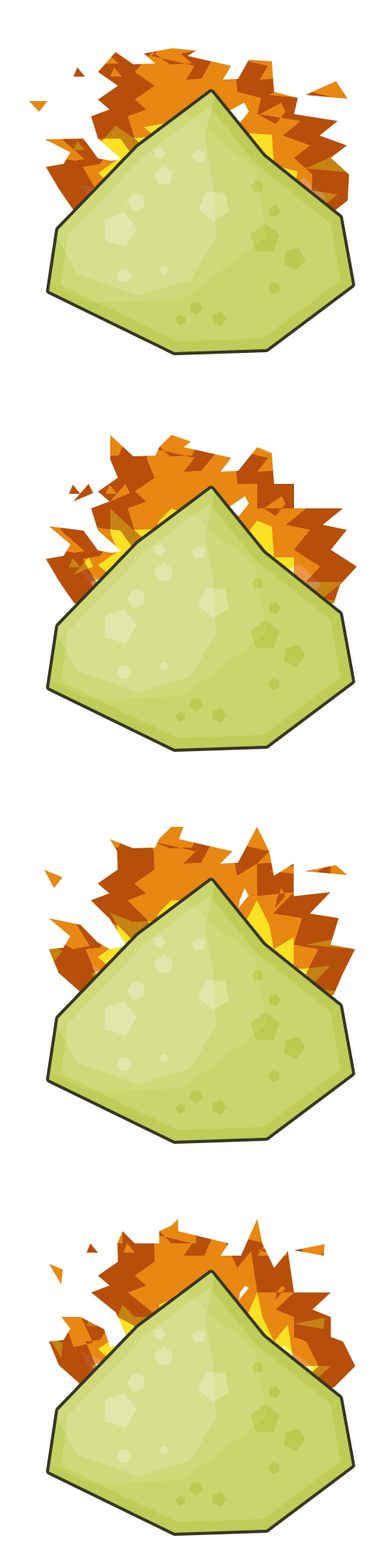
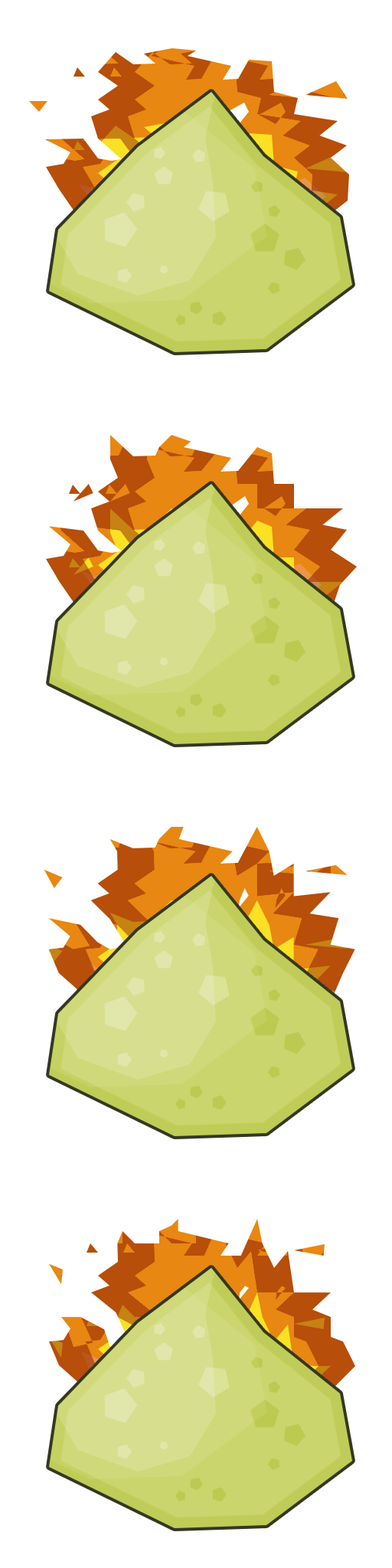
Layered file, before and after one edit (392 × 1568). Changes by layer:
added group "dust copy 3" with 4 layers above "dust copy 2" over (45, 1264, 356, 1536)
added layer "Forme 75" (1st of 4, in "dust copy 3") (overlay, 25%) in group "dust copy 3" over (175, 1356, 306, 1503)
added layer "Forme 74" (1st of 4, in "dust copy 3") (overlay, 25%) in group "dust copy 3" over (104, 1323, 230, 1460)
added layer "Forme 76" (1st of 4, in "dust copy 3") (overlay, 20%) in group "dust copy 3" over (45, 1264, 356, 1536)
added layer "Forme 73" (1st of 4, in "dust copy 3") in group "dust copy 3" over (49, 1267, 353, 1529)
added group "dust copy 2" with 4 layers above "dust copy" over (45, 872, 356, 1144)
added layer "Forme 75" (2nd of 4, in "dust copy 2") (overlay, 25%) in group "dust copy 2" over (175, 964, 306, 1111)
added layer "Forme 74" (2nd of 4, in "dust copy 2") (overlay, 25%) in group "dust copy 2" over (104, 931, 230, 1068)
added layer "Forme 76" (2nd of 4, in "dust copy 2") (overlay, 20%) in group "dust copy 2" over (45, 872, 356, 1144)
added layer "Forme 73" (2nd of 4, in "dust copy 2") in group "dust copy 2" over (49, 875, 353, 1137)
added group "dust copy" with 4 layers above "dust" over (45, 480, 356, 752)
added layer "Forme 75" (3rd of 4, in "dust copy") (overlay, 25%) in group "dust copy" over (175, 572, 306, 719)
added layer "Forme 74" (3rd of 4, in "dust copy") (overlay, 25%) in group "dust copy" over (104, 539, 230, 676)
added layer "Forme 76" (3rd of 4, in "dust copy") (overlay, 20%) in group "dust copy" over (45, 480, 356, 752)
added layer "Forme 73" (3rd of 4, in "dust copy") in group "dust copy" over (49, 483, 353, 745)
painted on "Forme 75" (4th of 4, in "dust") over (175, 577, 306, 1507)
painted on "Forme 74" (4th of 4, in "dust") over (104, 543, 230, 1464)
painted on "Forme 76" (4th of 4, in "dust") over (45, 480, 356, 1536)
painted on "Forme 73" (4th of 4, in "dust") over (49, 488, 353, 1533)
painted on "Forme 1" over (121, 1264, 272, 1336)
